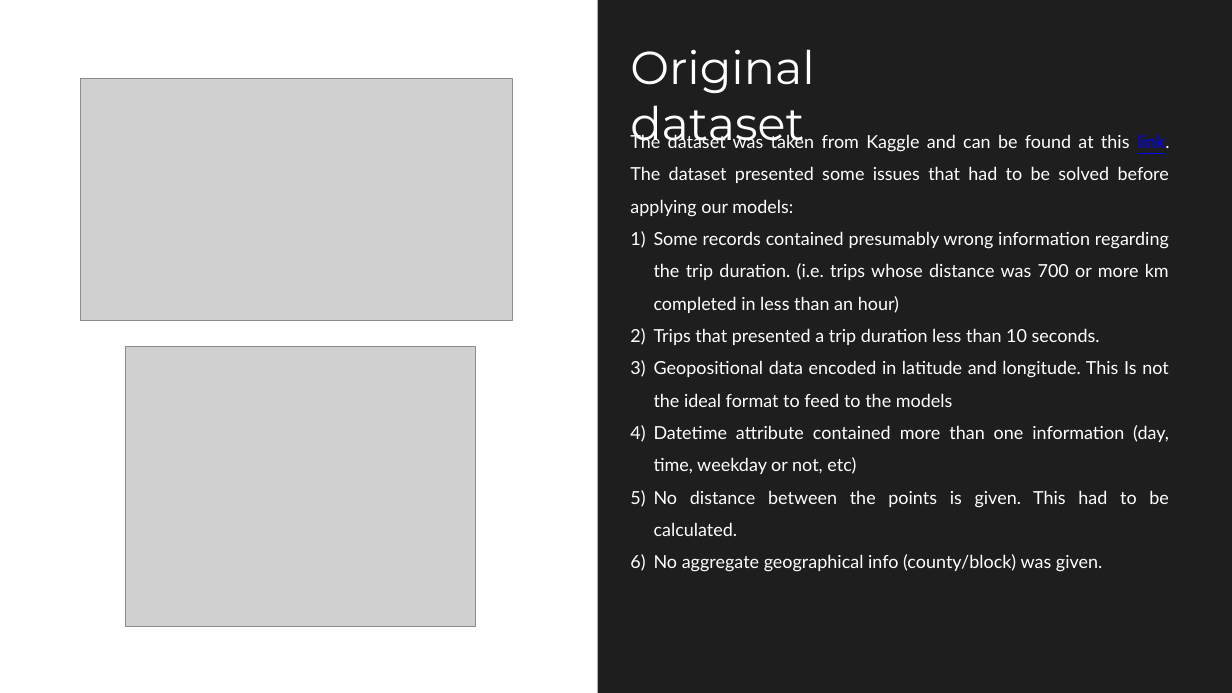
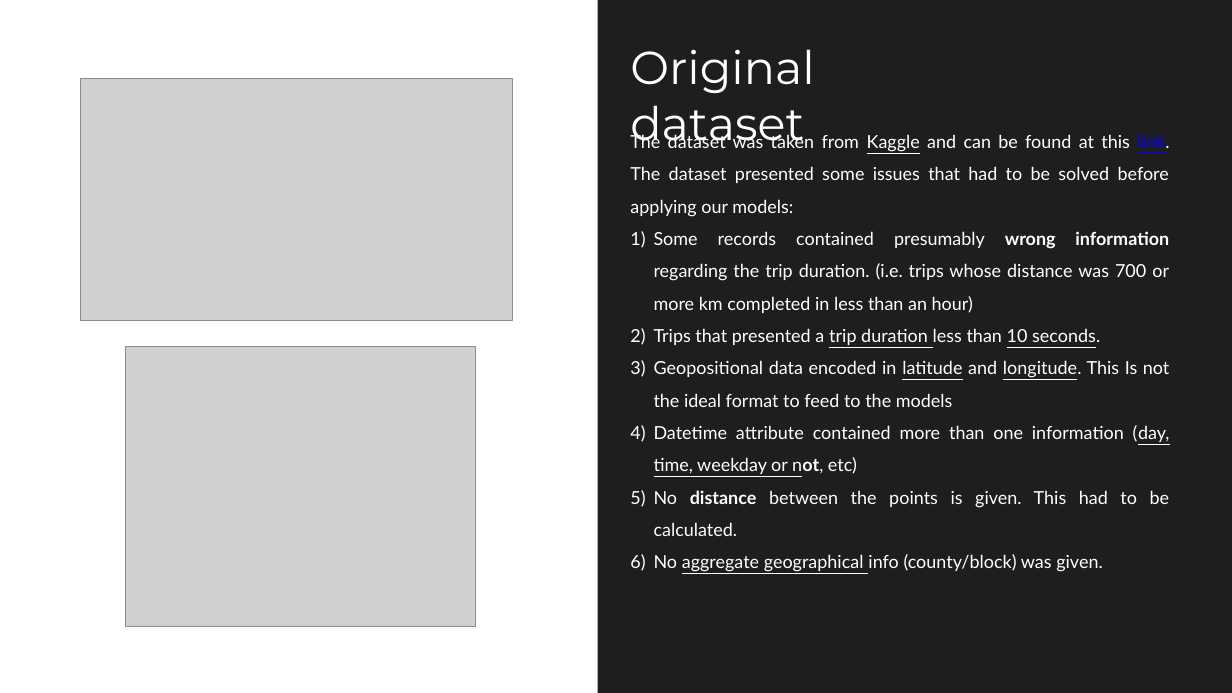
Before and after one commit to Chri1629/aml_project, a slide deck: slide 3 of presentation/presentation.pptx. Drawn at 1232x693 pixels with LibreOffice and Linux fonts; fonts in the diff are those of the drawing; grey boxes stand for pictures. Boxes give left, top, right and bottom in pixels: in the first picture for what was removed or moved away, otherwise in the second. Text is boxed around its words. In the diff, an @@ line names an element or a change of style, - is before the commit and + after.

```diff
--- a/presentation/presentation.pptx
+++ b/presentation/presentation.pptx
@@ text "The dataset was taken from ..." at <box>630,133,1170,572</box>: underline on in "Kaggle", "trip duration 10 seconds.", "latitude longitude.", "(day, time, weekday or not," and 1 more places; bold on in "wrong information", "not,", "distance" @@
```
Also in this commit, not shown: 2 other slides changed, 1 slide added, 1 slide removed, 5 other files.
